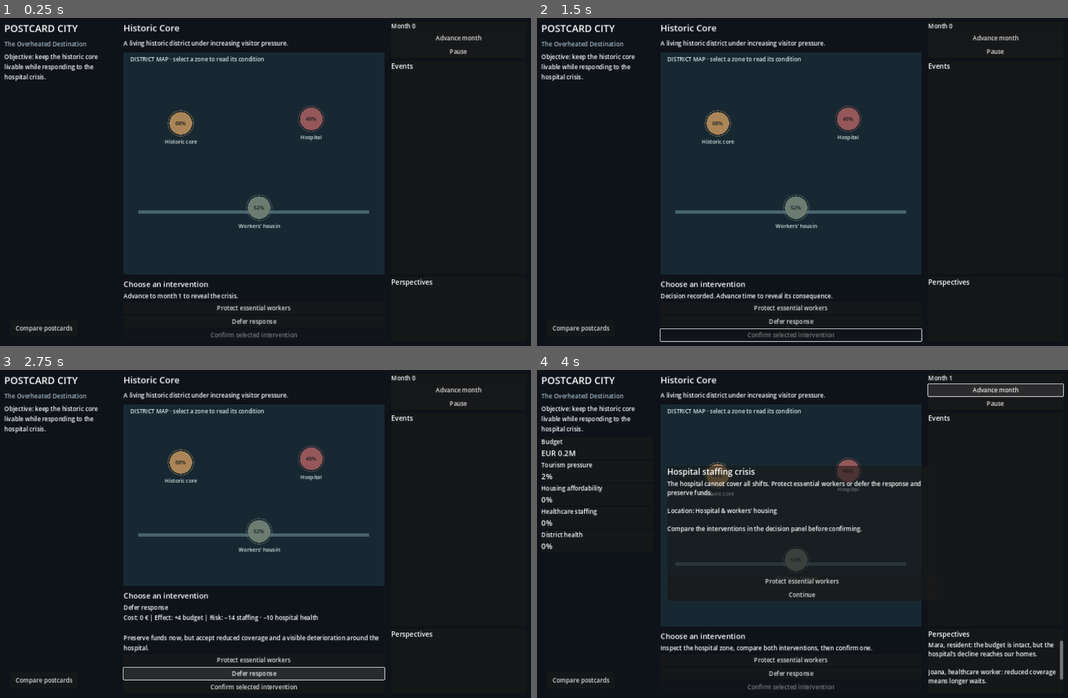
Above: before the commit, frames 1-4 (two rows, left to right).
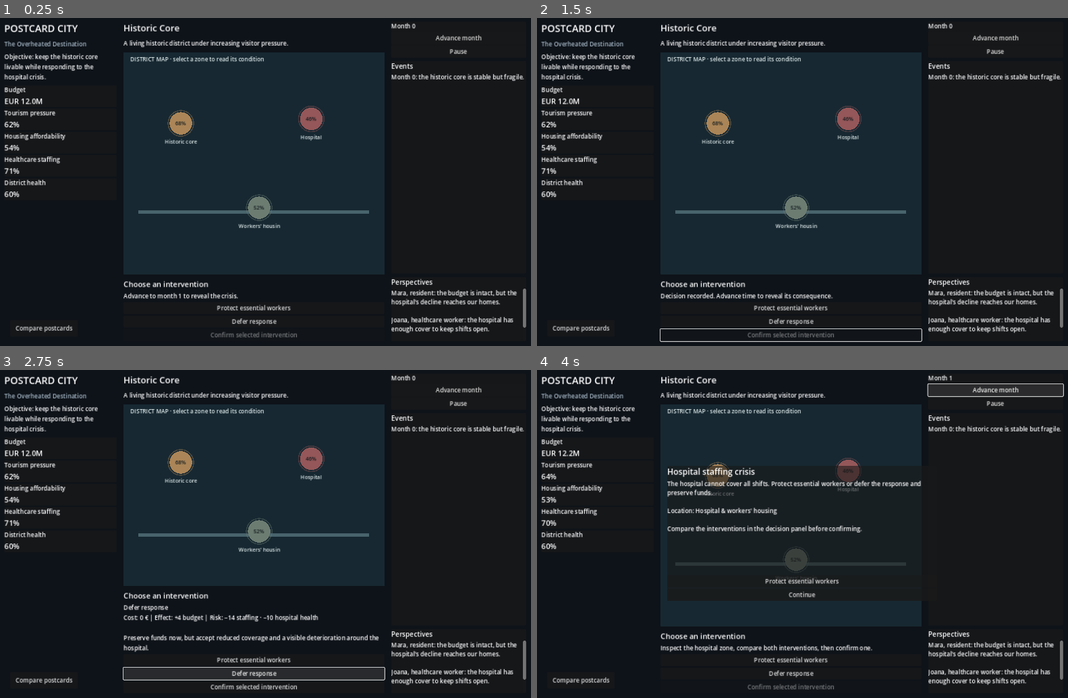
Above: after the commit, the same moments.

Repository: xabiervc/postcard-city
Game: Godot game, scene res://scenes/app/bootstrap.tscn
The game is run twice, just before and just after one commit, with the same random seed, the same clock (stepped at 60 frames per second) and the same inputs.
Inputs:
- Up to frame 1 (0.25 s): no input
- Up to frame 2 (1.5 s): click "Protect essential workers" at 0.5 s; click "Confirm selected intervention" at 1.25 s
- Up to frame 3 (2.75 s): click "Defer response" at 2 s
- Up to frame 4 (4 s): click "Confirm selected intervention" at 2.75 s; click "Advance month" at 3.5 s

The runs differ from the first frame. In frame 1, 2.1% of the frame differs, in the area x 0-100%, y 17-97%; in frame 2, 2.1%; in frame 3, 2.1%; in frame 4, 0.8%.
Error before the commit: Invalid access to property or key 'resolve_crisis' on a base object of type 'RefCounted (SimulationSession)'. (res://scripts/gameplay.gd:28)

Commit message:
Fix remaining Godot gameplay node errors

Diff:
--- a/godot/scripts/gameplay.gd
+++ b/godot/scripts/gameplay.gd
@@ -11,7 +11,6 @@
 @onready var tradeoff: Label = $MainLayout/MiddleColumn/DecisionPanel/Tradeoff
 @onready var confirm_button: Button = $MainLayout/MiddleColumn/DecisionPanel/Confirm
 @onready var map_view: Control = $MainLayout/MiddleColumn/MapView
-@onready var pause_button: Button = $MainLayout/RightColumn/Timeline/Pause
 
 func _ready() -> void:
     session.state_updated.connect(_on_state_updated)
@@ -23,9 +22,9 @@
     $MainLayout/MiddleColumn/DecisionPanel/DeferResponse.pressed.connect(func(): _select("defer_response"))
     confirm_button.pressed.connect(_confirm)
     timeline.advance_pressed.connect(session.advance_month)
-    timeline.pause_pressed.connect(_toggle_pause)
+    if timeline.has_signal("pause_pressed"):
+        timeline.pause_pressed.connect(_toggle_pause)
     $ShowPostcard.pressed.connect(_show_postcard_comparison)
-    crisis_panel.crisis_choice.connect(session.resolve_crisis)
     start_demo()
 
 func start_demo() -> void:
@@ -38,7 +37,6 @@
     var details: Dictionary = session.intervention_details(intervention_id)
     tradeoff.text = "%s\nCost: %s | Effect: %s | Risk: %s\n\n%s" % [details.get("title", ""), details.get("cost", ""), details.get("effect", ""), details.get("risk", ""), details.get("description", "")]
     confirm_button.disabled = false
-    crisis_panel.set_selected(intervention_id)
 
 func _confirm() -> void:
     session.confirm_intervention()
@@ -46,7 +44,8 @@
     tradeoff.text = "Decision recorded. Advance time to reveal its consequence."
 
 func _toggle_pause() -> void:
-    timeline.set_paused(not timeline.is_paused())
+    if timeline.has_method("set_paused"):
+        timeline.set_paused(not timeline.is_paused())
 
 func _on_state_updated(current: Dictionary) -> void:
     _render_metrics(current)
--- a/godot/scripts/map_view.gd
+++ b/godot/scripts/map_view.gd
@@ -14,9 +14,9 @@
     _draw_node(Vector2(size.x * 0.52, size.y * 0.70), "Workers' housing", state.get("map_nodes", {}).get("workers_housing", 0.52), Color("80b89a"))
     draw_string(ThemeDB.fallback_font, Vector2(18, 24), "DISTRICT MAP · select a zone to read its condition", HORIZONTAL_ALIGNMENT_LEFT, -1, 15, Color("dce8e8"))
 
-func _draw_node(position: Vector2, label: String, health: float, base_color: Color) -> void:
+func _draw_node(node_position: Vector2, label: String, health: float, base_color: Color) -> void:
     var color := base_color.lerp(Color("563c45"), 1.0 - clamp(health, 0.0, 1.0))
-    draw_circle(position, 30.0, color)
-    draw_circle(position, 34.0, Color(color, 0.35), false, 3.0)
-    draw_string(ThemeDB.fallback_font, position + Vector2(-55, 54), label, HORIZONTAL_ALIGNMENT_CENTER, 110, 14, Color("dce8e8"))
-    draw_string(ThemeDB.fallback_font, position + Vector2(-25, 5), "%d%%" % round(health * 100.0), HORIZONTAL_ALIGNMENT_CENTER, 50, 14, Color("10181d"))
+    draw_circle(node_position, 30.0, color)
+    draw_circle(node_position, 34.0, Color(color, 0.35), false, 3.0)
+    draw_string(ThemeDB.fallback_font, node_position + Vector2(-55, 54), label, HORIZONTAL_ALIGNMENT_CENTER, 110, 14, Color("dce8e8"))
+    draw_string(ThemeDB.fallback_font, node_position + Vector2(-25, 5), "%d%%" % round(health * 100.0), HORIZONTAL_ALIGNMENT_CENTER, 50, 14, Color("10181d"))
